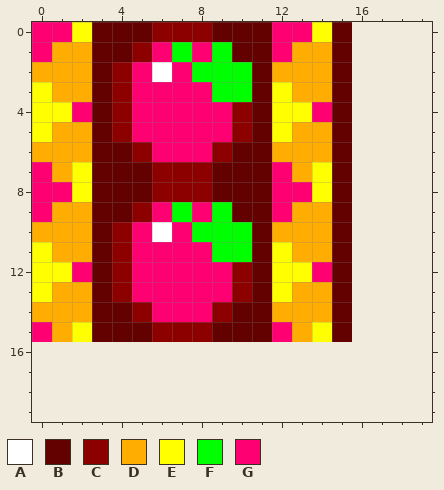
File history of a pixel-art sprite, resources/mapa_nivel_3/bloque_grande.png. The picture above was drawn from the file before the commit.
The file is 16x16 pixels. The old version is drawn lined up with the new one, on the new canvas.
Palette (. is transparent): A #ffffff  B #630000  C #8c0000  D #ffad00  E #ffff00  F #00ff00  G #ff0073
Pixels before, first column x 0:
 0 GGEBBBCCCBBBGGEB
 1 GDDBBCGFGFBBGDDB
 2 DDDBCGAGFFFBDDDB
 3 EDDBCGGGGFFBEDDB
 4 EEGBCGGGGGCBEEGB
 5 EDDBCGGGGGCBEDDB
 6 DDDBBCGGGCBBDDDB
 7 GDEBBBCCCBBBGDEB
 8 GGEBBBCCCBBBGGEB
 9 GDDBBCGFGFBBGDDB
10 DDDBCGAGFFFBDDDB
11 EDDBCGGGGFFBEDDB
12 EEGBCGGGGGCBEEGB
13 EDDBCGGGGGCBEDDB
14 DDDBBCGGGCBBDDDB
15 GDEBBBCCCBBBGDEB
After the commit:
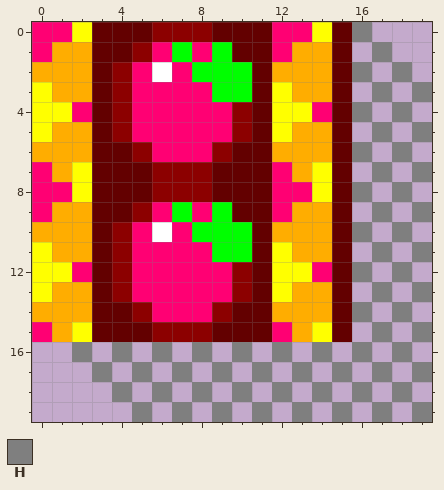
Colours new in this view: H #7f7f7f
Change:
canvas 16x16 -> 20x20
y 0: x 16 . -> H
y 1: x 17 . -> H
y 2: x 16 . -> H; x 18 . -> H
y 3: x 17 . -> H; x 19 . -> H
y 4: x 16 . -> H; x 18 . -> H
y 5: x 17 . -> H; x 19 . -> H
y 6: x 16 . -> H; x 18 . -> H
y 7: x 17 . -> H; x 19 . -> H
y 8: x 16 . -> H; x 18 . -> H
y 9: x 17 . -> H; x 19 . -> H
y 10: x 16 . -> H; x 18 . -> H
y 11: x 17 . -> H; x 19 . -> H
y 12: x 16 . -> H; x 18 . -> H
y 13: x 17 . -> H; x 19 . -> H
y 14: x 16 . -> H; x 18 . -> H
y 15: x 17 . -> H; x 19 . -> H
y 16: x 2 . -> H; x 4 . -> H; x 6 . -> H; x 8 . -> H; x 10 . -> H; x 12 . -> H; x 14 . -> H; x 16 . -> H; x 18 . -> H
y 17: x 3 . -> H; x 5 . -> H; x 7 . -> H; x 9 . -> H; x 11 . -> H; x 13 . -> H; x 15 . -> H; x 17 . -> H; x 19 . -> H
y 18: x 4 . -> H; x 6 . -> H; x 8 . -> H; x 10 . -> H; x 12 . -> H; x 14 . -> H; x 16 . -> H; x 18 . -> H
y 19: x 5 . -> H; x 7 . -> H; x 9 . -> H; x 11 . -> H; x 13 . -> H; x 15 . -> H; x 17 . -> H; x 19 . -> H
Where, in picture pixels (left, top, right, bottom), the same in both pictures:
added: (72, 22, 432, 422)
